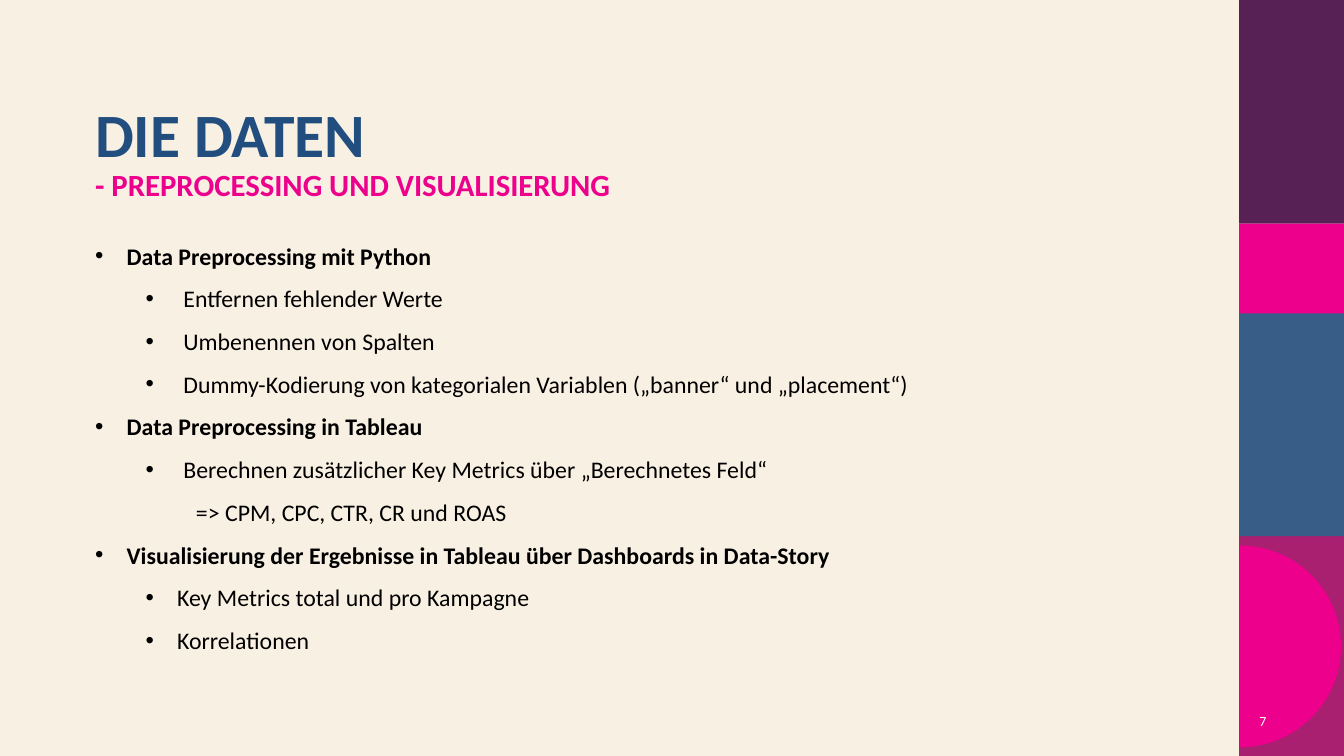
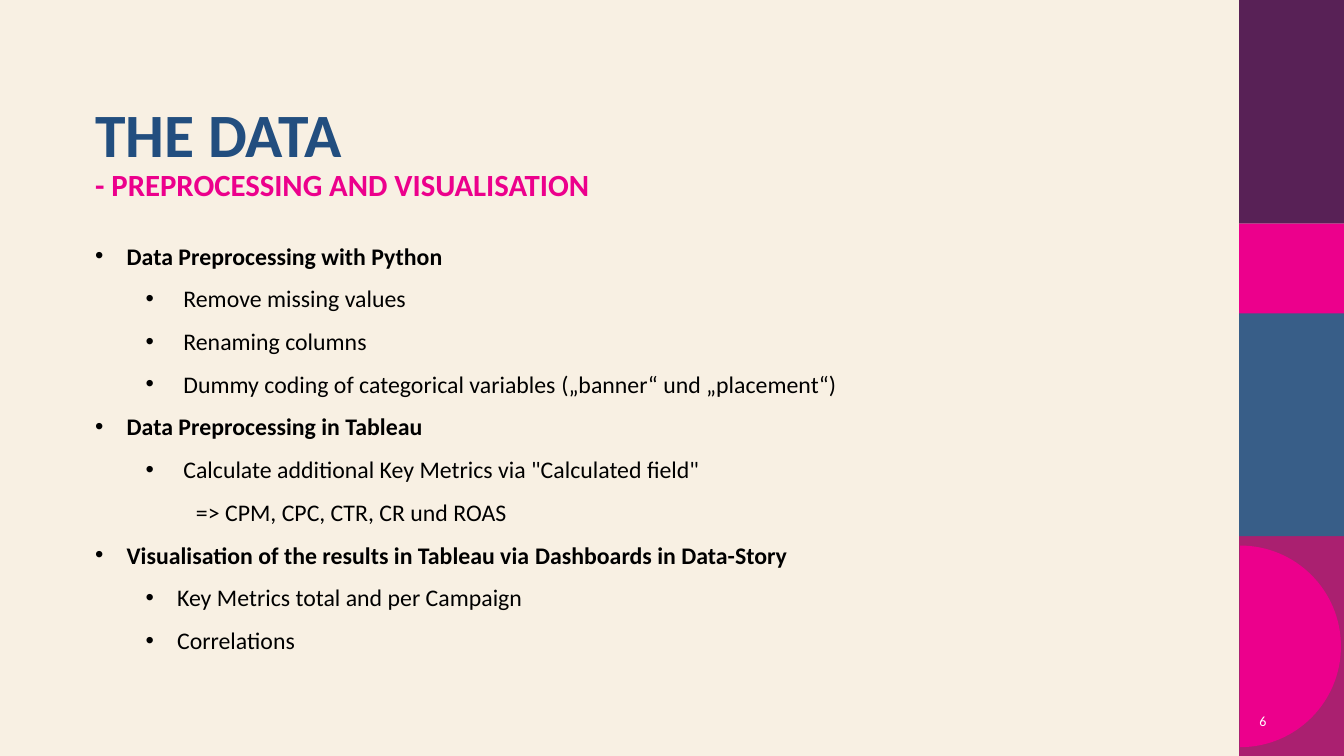
Before and after one commit to oliverschulz1983/Machine-learning-in-online-marketing-analysis-and-identification-of-optimisation-opportunities, a slide deck: slide 6 of Machine_Learning_in_Online_Marketing.pptx (slide 7 before the commit). Drawn at 1344x756 pixels with LibreOffice and Linux fonts; fonts in the diff are those of the drawing; background and template pictures are left out. Boxes give left, top, right and bottom in pixels: in the first picture for what was removed or moved away, otherwise in the second. Text is boxed around its words. In the diff, an @@ line names an element or a change of style, - is before the commit and + after.

```diff
--- a/Machine_Learning_in_Online_Marketing.pptx
+++ b/Machine_Learning_in_Online_Marketing.pptx
@@ title at <box>95,117,589,197</box>: text changed @@
-DIE DATEN
-- PREPROCESSING UND VISUALISIERUNG
+THE DATA
+- PREPROCESSING AND VISUALISATION
@@ text at <box>127,248,836,397</box>: text changed @@
-• Data Preprocessing mit Python
-  • Entfernen fehlender Werte
-  • Umbenennen von Spalten
-  • Dummy-Kodierung von kategorialen Variablen („banner“ und „placement“)
+• Data Preprocessing with Python
+  • Remove missing values
+  • Renaming columns
+  • Dummy coding of categorical variables („banner“ und „placement“)
@@ text at <box>183,461,699,482</box>: text changed @@
-  • Berechnen zusätzlicher Key Metrics über „Berechnetes Feld“
+  • Calculate additional Key Metrics via "Calculated field"
@@ text at <box>127,547,787,649</box>: text changed @@
-• Visualisierung der Ergebnisse in Tableau über Dashboards in Data-Story
-  • Key Metrics total und pro Kampagne
-  • Korrelationen
+• Visualisation of the results in Tableau via Dashboards in Data-Story
+  • Key Metrics total and per Campaign
+  • Correlations
@@ page number at <box>1259,716,1266,726</box>: text changed @@
-7
+6
```
Also in this commit, not shown: 14 other slides changed, 2 slides added, 3 slides removed.
